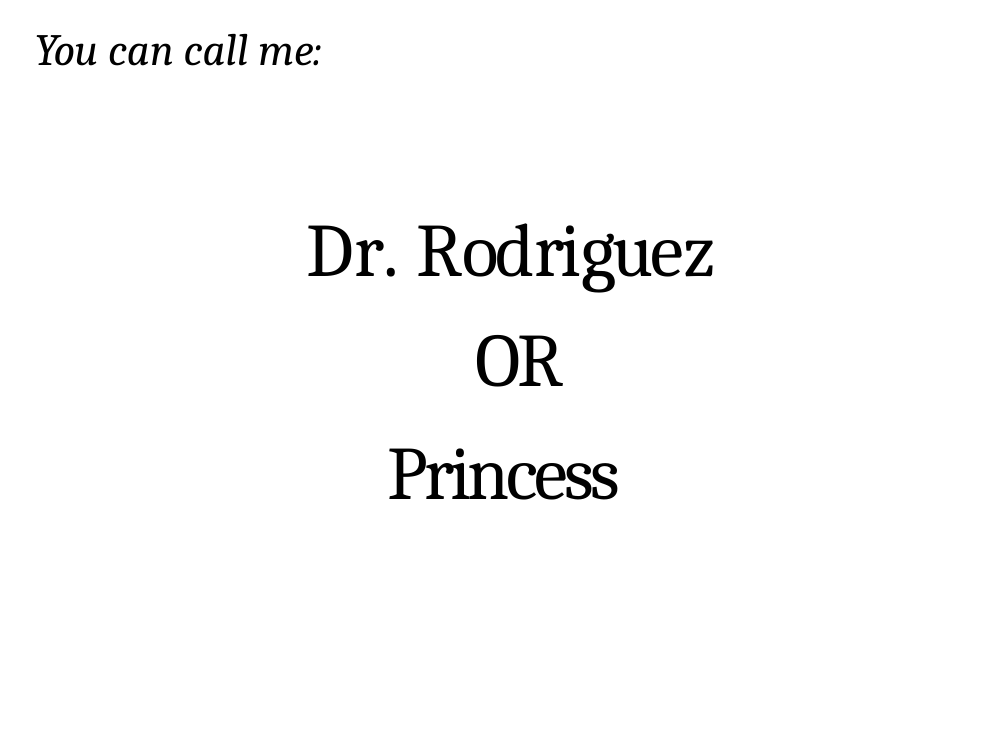
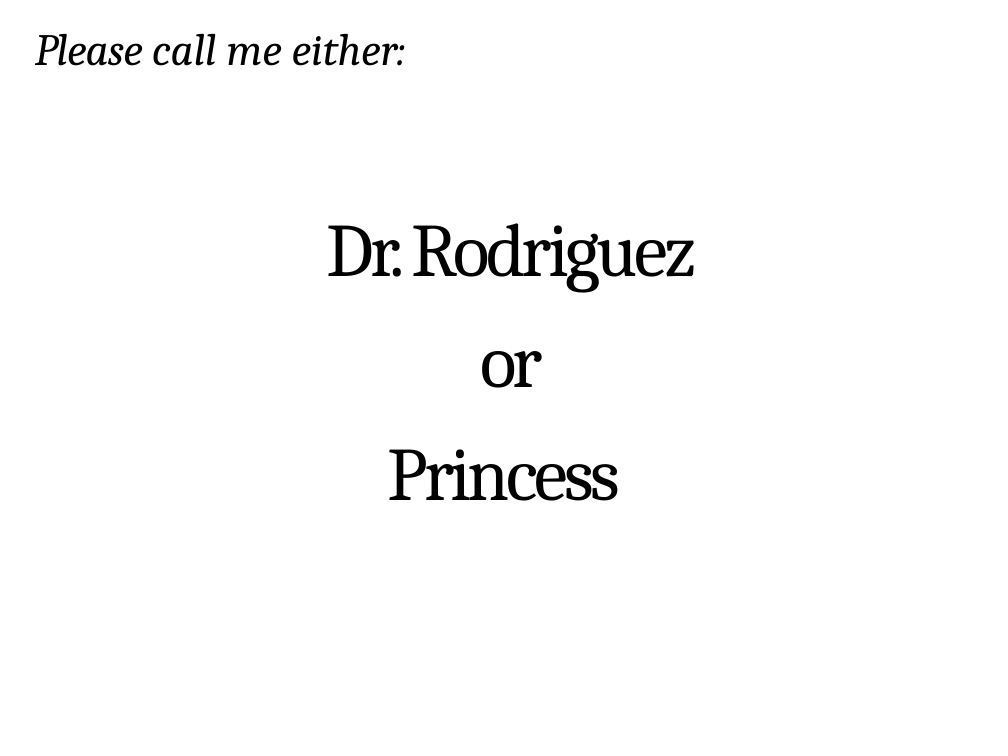
Before and after one commit to PRodriguez19/Intro-to-shell, a slide deck: slide 2 of lectures/Lecture1-MMG3320-Introduction.pptx. Drawn at 1008x756 pixels with LibreOffice and Linux fonts; fonts in the diff are those of the drawing. Boxes give left, top, right and bottom in pixels: in the first picture for what was removed or moved away, otherwise in the second. Text is boxed around its words. In the diff, an @@ line names an element or a change of style, - is before the commit and + after.

```diff
--- a/lectures/Lecture1-MMG3320-Introduction.pptx
+++ b/lectures/Lecture1-MMG3320-Introduction.pptx
@@ title at box(35, 33, 406, 66): text changed @@
-You can call me:
+Please call me either:
@@ text at box(326, 223, 697, 388): text changed @@
-Dr. Rodriguez OR
+Dr. Rodriguez
+or
```
Also in this commit, not shown: 9 other slides changed, 1 slide added, 2 slides removed, 3 other files.
